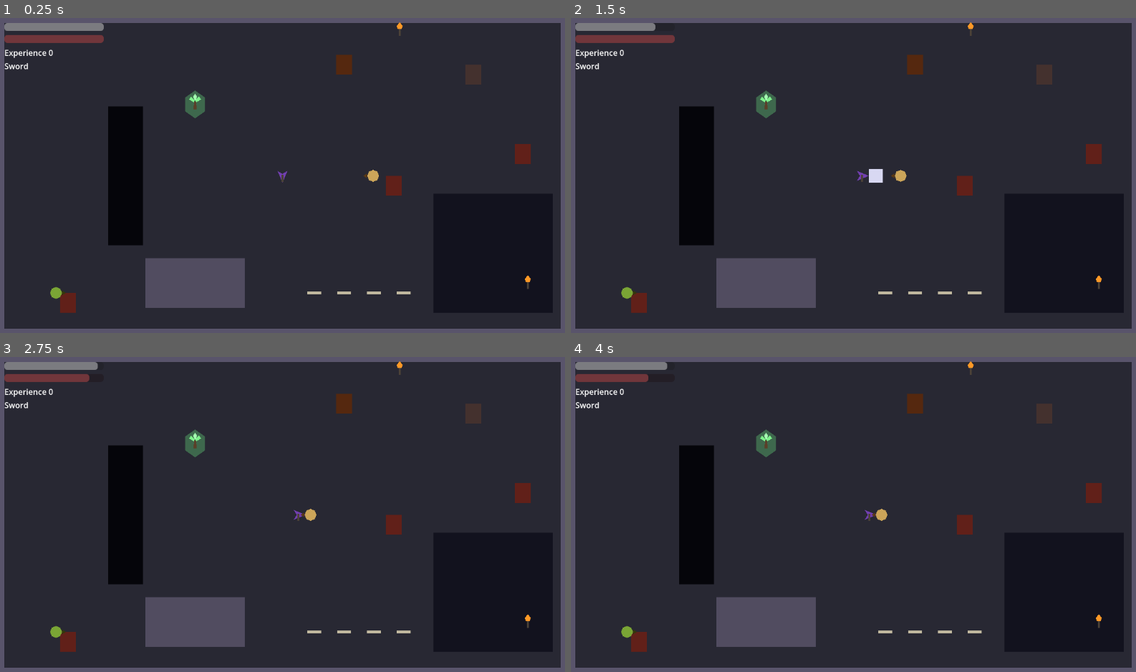
Above: before the commit, frames 1-4 (two rows, left to right).
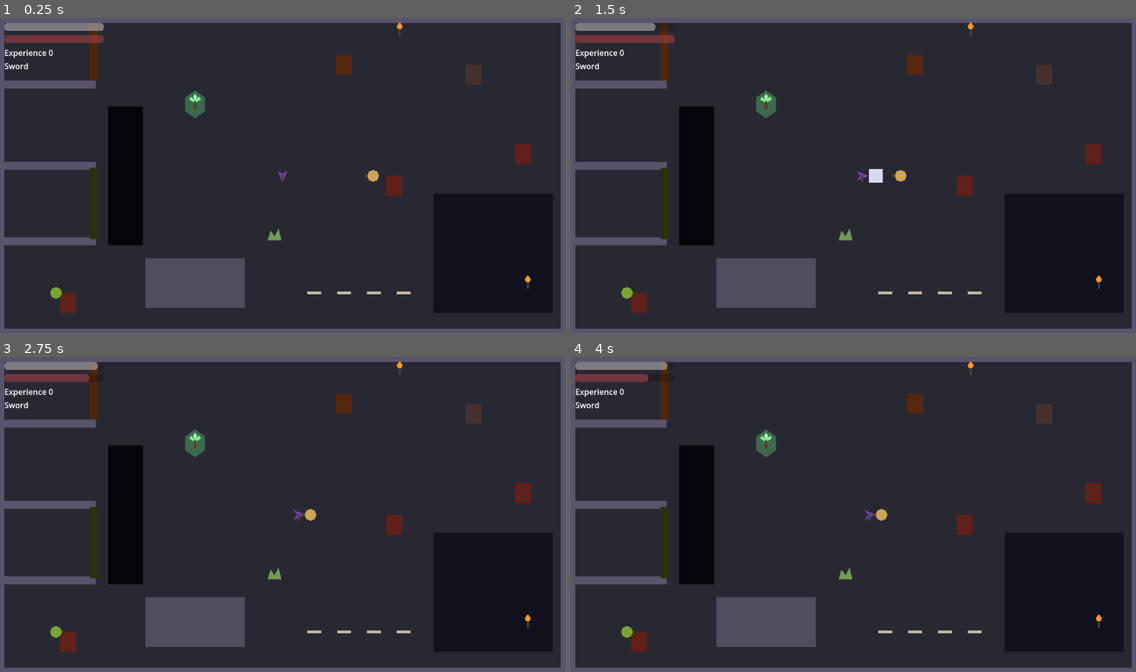
Above: after the commit, the same moments.

Repository: KrisUni/the-shattering
Game: Godot game, scene res://scenes/test_room.tscn
Same seed, same stepped clock (60 frames per second), same inputs: the game is played once before the commit and once after it. Sound files missing from this copy of the repository are replaced by a short silence.
Inputs (mouse positions are in pixels of both pictures, inside the frame that each line leads up to):
- Up to frame 1 (0.25 s): no input
- Up to frame 2 (1.5 s): tap Enter at 0.5 s; move the mouse to (977, 159) at 0.52 s; hold D (move_right) 0.53-1.25 s; hold Shift (block) 0.53-1.25 s; click (977, 159) at 0.67 s; tap F (jump) at 0.77, 1.07 s; tap R (interact) at 0.8 s; drag from (740, 191) to (768, 282) at 1.27 s
- Up to frame 3 (2.75 s): move the mouse to (339, 445) at 2.02 s; hold D (move_right) from 2.03 s (still down); tap E (parry) at 2.1 s; tap F (jump) at 2.3 s
- Up to frame 4 (4 s): release D (move_right) at 2.75 s; drag from (825, 580) to (915, 404) at 2.77 s; tap Space (roll) at 3.5 s; move the mouse to (1023, 561) at 3.52 s; hold A (move_left) from 3.53 s (still down); hold Right mouse button (attack_heavy) from 3.53 s (still down); tap F (jump) at 3.77 s; tap R (interact) at 3.8 s

The runs differ from the first frame. In frame 1, 1.8% of the frame differs, in the area x 0-50%, y 4-73%; in frame 2, 1.9%; in frame 3, 1.9%; in frame 4, 1.9%, in the area x 0-50%, y 1-73%.

Commit message:
Bring back burnt Hiding spots and fungus and keep burnt paths open (#18)
Co-Authored-By: Claude Sonnet 5.5 <noreply@anthropic.com>
Claude-Session: https://claude.ai/code/session_01DPqZC9x3de63TTURx84nyd

Diff:
--- a/project.godot
+++ b/project.godot
@@ -13,6 +13,10 @@
 config/name="The Shattering"
 run/main_scene="res://scenes/test_room.tscn"
 config/features=PackedStringArray("4.7")
+
+[autoload]
+
+WorldState="*res://scripts/world_state.gd"
 
 [editor_plugins]
 
--- a/scenes/test_room.gd
+++ b/scenes/test_room.gd
@@ -80,7 +80,8 @@
 
 
 # Every torch drawn burns again and every ordinary enemy comes back as new, whether Almos rested
-# or died. One still alive is taken out
+# or died. Every Fire goes out: a Hiding spot or fungus that burnt is whole again, and a path
+# blocker that caught is open for good. One still alive is taken out
 # of the tree at once, so that it leaves the "enemies" group in this frame, and a fresh one is made
 # at its starting place. A named enemy is not in the list, so it is left as it is. A fresh enemy is
 # added last, so that it comes after Almos in the tree: he is processed before enemies, and the
@@ -88,6 +89,8 @@
 func _bring_back_the_ordinary_enemies() -> void:
 	for torch in get_tree().get_nodes_in_group("torches"):
 		torch.relight()
+	for flammable in get_tree().get_nodes_in_group("flammables"):
+		flammable.come_back()
 	for start in _ordinary_enemies:
 		if is_instance_valid(start.current):
 			start.current.get_parent().remove_child(start.current)
--- a/scenes/test_room.tscn
+++ b/scenes/test_room.tscn
@@ -20,12 +20,17 @@
 [ext_resource type="PackedScene" path="res://scenes/world/light_zone.tscn" id="17_light_zone"]
 [ext_resource type="PackedScene" path="res://scenes/world/hiding_spot.tscn" id="19_hiding_spot"]
 [ext_resource type="PackedScene" path="res://scenes/world/torch.tscn" id="20_torch"]
+[ext_resource type="PackedScene" path="res://scenes/world/path_blocker.tscn" id="21_path_blocker"]
+[ext_resource type="PackedScene" path="res://scenes/world/fungus.tscn" id="22_fungus"]
 
 [sub_resource type="RectangleShape2D" id="RectangleShape2D_wall_across"]
 size = Vector2(1152, 16)
 
 [sub_resource type="RectangleShape2D" id="RectangleShape2D_wall_down"]
 size = Vector2(16, 648)
+
+[sub_resource type="RectangleShape2D" id="RectangleShape2D_wall_alcove"]
+size = Vector2(192, 16)
 
 [node name="TestRoom" type="Node2D"]
 script = ExtResource("4_room")
@@ -127,6 +132,51 @@
 [node name="HunterCurtain" parent="." instance=ExtResource("19_hiding_spot")]
 position = Vector2(144, 580)
 modulate = Color(0.85, 0.4, 0.5, 1)
+
+[node name="DoorAlcoveFloor" type="StaticBody2D" parent="Walls"]
+position = Vector2(104, 140)
+
+[node name="CollisionShape2D" type="CollisionShape2D" parent="Walls/DoorAlcoveFloor"]
+shape = SubResource("RectangleShape2D_wall_alcove")
+
+[node name="Placeholder" type="Polygon2D" parent="Walls/DoorAlcoveFloor"]
+color = Color(0.35, 0.33, 0.42, 1)
+polygon = PackedVector2Array(-96, -8, 96, -8, 96, 8, -96, 8)
+
+[node name="RootsAlcoveTop" type="StaticBody2D" parent="Walls"]
+position = Vector2(104, 304)
+
+[node name="CollisionShape2D" type="CollisionShape2D" parent="Walls/RootsAlcoveTop"]
+shape = SubResource("RectangleShape2D_wall_alcove")
+
+[node name="Placeholder" type="Polygon2D" parent="Walls/RootsAlcoveTop"]
+color = Color(0.35, 0.33, 0.42, 1)
+polygon = PackedVector2Array(-96, -8, 96, -8, 96, 8, -96, 8)
+
+[node name="RootsAlcoveBottom" type="StaticBody2D" parent="Walls"]
+position = Vector2(104, 456)
+
+[node name="CollisionShape2D" type="CollisionShape2D" parent="Walls/RootsAlcoveBottom"]
+shape = SubResource("RectangleShape2D_wall_alcove")
+
+[node name="Placeholder" type="Polygon2D" parent="Walls/RootsAlcoveBottom"]
+color = Color(0.35, 0.33, 0.42, 1)
+polygon = PackedVector2Array(-96, -8, 96, -8, 96, 8, -96, 8)
+
+[node name="Door" parent="." instance=ExtResource("21_path_blocker")]
+position = Vector2(196, 74)
+id = &"test_room_door"
+size = Vector2(16, 116)
+modulate = Color(0.75, 0.55, 0.3, 1)
+
+[node name="Roots" parent="." instance=ExtResource("21_path_blocker")]
+position = Vector2(196, 380)
+id = &"test_room_roots"
+size = Vector2(16, 144)
+modulate = Color(0.4, 0.7, 0.35, 1)
+
+[node name="Fungus" parent="." instance=ExtResource("22_fungus")]
+position = Vector2(560, 440)
 
 [node name="WallTorch" parent="." instance=ExtResource("20_torch")]
 position = Vector2(812, 30)
--- a/scenes/world/flammable.gd
+++ b/scenes/world/flammable.gd
@@ -8,8 +8,9 @@
 ## draw never finds it, and Fire never draws, puts out or relights a torch.
 ##
 ## It is on the physics layer flammable, where a fireball and the torch's Hitbox find it. It is in
-## the group "flammables", which is where Fire looks for the things to spread to. Coming back after
-## it is burnt out is not its business yet.
+## the group "flammables", which is where Fire looks for the things to spread to. When enemies
+## return (a rest, or the return after a Death) the room calls come_back: every Fire goes out, a
+## Hiding spot or fungus is whole again, and a path blocker that has caught stays burnt out for good.
 ##
 ## While it burns it hurts, in ticks, every Hurtbox of Almos or an enemy that overlaps it: the tick
 ## damage every tick interval, the first one tick interval after it catches, none once it is burnt
@@ -25,6 +26,9 @@
 
 ## Emitted at each tick, after the damage is dealt.
 signal ticked
+
+## Emitted when it is whole again after a return, having caught before.
+signal restored
 
 ## What the thing is, for what Fire does to it afterwards.
 enum Kind { HIDING_SPOT, FUNGUS, PATH_BLOCKER }
@@ -63,6 +67,8 @@
 var _burned_for := 0.0
 var _spread := false
 var _ticks := 0
+# The physics layer it was made with, which it has again when it is whole.
+var _home_layer := 0
 
 @onready var _flame: CanvasItem = get_node_or_null("Flame")
 
@@ -72,6 +78,7 @@
 
 
 func _ready() -> void:
+	_home_layer = collision_layer
 	_show()
 
 
@@ -99,6 +106,36 @@
 	_show()
 	caught.emit()
 	return true
+
+
+## Burns it out at once, whatever state it is in, without it ever catching: it is gone. Says
+## nothing if it was gone already.
+func burn_out_now() -> void:
+	if _burnt_out:
+		return
+	_burn_out()
+
+
+## Enemies have returned: every Fire goes out. A Hiding spot or fungus, burning or burnt out, is
+## whole again, with its look, its collision and its flammability. A path blocker that has caught is
+## burnt out for good, even if it was still burning; one that has not is left as it is.
+func come_back() -> void:
+	if kind == Kind.PATH_BLOCKER:
+		if _burning:
+			_burn_out()
+		return
+	if not (_burning or _burnt_out):
+		return
+	_burning = false
+	_burnt_out = false
+	_burned_for = 0.0
+	_spread = false
+	_ticks = 0
+	remove_from_group(&"fires")
+	collision_layer = _home_layer
+	set_deferred(&"monitorable", true)
+	_show()
+	restored.emit()
 
 
 ## Whether it lights this point (global coordinates): it burns and the point is within its light
--- /dev/null
+++ b/scenes/world/fungus.tscn
@@ -0,0 +1,13 @@
+[gd_scene format=3]
+
+[ext_resource type="PackedScene" path="res://scenes/world/flammable.tscn" id="1_flammable"]
+
+[node name="Fungus" type="Node2D"]
+
+[node name="Placeholder" type="Polygon2D" parent="."]
+color = Color(0.45, 0.6, 0.35, 1)
+polygon = PackedVector2Array(-14, 14, -8, -6, 0, 6, 8, -10, 14, 14)
+
+[node name="Flammable" parent="." node_paths=PackedStringArray("look") instance=ExtResource("1_flammable")]
+look = NodePath("../Placeholder")
+kind = 1
--- a/scenes/world/hiding_spot.gd
+++ b/scenes/world/hiding_spot.gd
@@ -7,14 +7,20 @@
 ## Every one is flammable: it has a Flammable that sets it alight and burns it away.
 
 ## The part of it that catches Fire. Once it is burnt out the spot is no longer one: it leaves the
-## group, so he cannot get in. Optional.
+## group, so he cannot get in, until it is whole again after a return. Optional.
 @export var flammable: Flammable
 
 
 func _ready() -> void:
 	if flammable != null:
 		flammable.burned_out.connect(_on_burned_out)
+		flammable.restored.connect(_on_restored)
 
 
 func _on_burned_out() -> void:
 	remove_from_group(&"hiding_spots")
+
+
+# It is whole again after a return: Almos can get into it once more.
+func _on_restored() -> void:
+	add_to_group(&"hiding_spots")
--- /dev/null
+++ b/scenes/world/path_blocker.gd
@@ -0,0 +1,57 @@
+class_name PathBlocker
+extends StaticBody2D
+## A path blocker: a placeholder door or living roots that close a passage. While whole it is a body
+## that blocks Almos and the enemies. It is flammable (a Flammable of kind path blocker): once it
+## burns out it is open, and it stays open for good. It records its id in WorldState when it
+## catches, so a path blocker that caught is open at every return and whenever the room is built
+## again.
+
+## What it is called in WorldState, stable across builds of the room. Each blocker needs its own.
+@export var id: StringName
+
+## Its width and height, in pixels, centred on the node.
+@export var size := Vector2(16.0, 80.0)
+
+## The part of it that catches Fire.
+@export var flammable: Flammable
+
+## How much larger than the body the box that catches Fire is, on each axis, in pixels, so that a
+## swing or a fireball at the face of the body finds it.
+const CATCH_MARGIN := 16.0
+
+var _open := false
+
+## Whether it is open: burnt out, so that nothing blocks.
+var open: bool:
+	get:
+		return _open
+
+@onready var _body_shape: CollisionShape2D = $CollisionShape2D
+@onready var _placeholder: Polygon2D = $Placeholder
+
+
+func _ready() -> void:
+	var shape := RectangleShape2D.new()
+	shape.size = size
+	_body_shape.shape = shape
+	var half := size / 2.0
+	_placeholder.polygon = PackedVector2Array([
+		Vector2(-half.x, -half.y), Vector2(half.x, -half.y), Vector2(half.x, half.y), Vector2(-half.x, half.y),
+	])
+	var catch_shape := RectangleShape2D.new()
+	catch_shape.size = size + Vector2.ONE * CATCH_MARGIN
+	flammable.get_node("CollisionShape2D").shape = catch_shape
+	flammable.caught.connect(_on_caught)
+	flammable.burned_out.connect(_on_burned_out)
+	if WorldState.is_burnt(id):
+		flammable.burn_out_now()
+
+
+func _on_caught() -> void:
+	WorldState.record_burnt(id)
+
+
+# It has burnt out: nothing blocks any more.
+func _on_burned_out() -> void:
+	_open = true
+	set_deferred(&"collision_layer", 0)
--- /dev/null
+++ b/scenes/world/path_blocker.tscn
@@ -0,0 +1,17 @@
+[gd_scene format=3]
+
+[ext_resource type="Script" path="res://scenes/world/path_blocker.gd" id="1_script"]
+[ext_resource type="PackedScene" path="res://scenes/world/flammable.tscn" id="2_flammable"]
+
+[node name="PathBlocker" type="StaticBody2D" node_paths=PackedStringArray("flammable")]
+script = ExtResource("1_script")
+flammable = NodePath("Flammable")
+
+[node name="CollisionShape2D" type="CollisionShape2D" parent="."]
+
+[node name="Placeholder" type="Polygon2D" parent="."]
+color = Color(0.4, 0.28, 0.16, 1)
+
+[node name="Flammable" parent="." node_paths=PackedStringArray("look") instance=ExtResource("2_flammable")]
+look = NodePath("../Placeholder")
+kind = 2
--- /dev/null
+++ b/scripts/world_state.gd
@@ -0,0 +1,21 @@
+extends Node
+## The world state that outlasts resting and Death: the ids of the path blockers that have burnt.
+## It is an autoload, so it lives as long as the game does. A path blocker records itself when it
+## catches Fire, and starts open when the room is built if its id is recorded.
+
+var _burnt: Dictionary = {}
+
+
+## Notes that the path blocker with this id has burnt, for good.
+func record_burnt(id: StringName) -> void:
+	_burnt[id] = true
+
+
+## Whether the path blocker with this id has burnt.
+func is_burnt(id: StringName) -> bool:
+	return _burnt.has(id)
+
+
+## Forgets every burnt path blocker. The game never does this; tests do, between tests.
+func reset() -> void:
+	_burnt.clear()
--- /dev/null
+++ b/test/test_fire_return.gd
@@ -0,0 +1,315 @@
+extends GutTest
+## What comes back after Fire, in the test room with the real Almos, the real enemies and the shipped
+## numbers, driven through the Interact and move actions: at a rest, a burnt barrel and a burnt
+## patch of fungus are whole again and the barrel can be hidden in; a burnt door or burnt roots stay
+## open and can be walked through; the same holds when the return is a Death; a door or an enemy's
+## curtain still burning at the rest is dealt with at once, the door open, the curtain out and whole.
+## Distances and waits are worked from the data files, so nothing here pins a number in them. Each
+## test resets WorldState first and last.
+
+const AlmosInput := preload("res://test/helpers/almos_input.gd")
+
+const TEST_ROOM_PATH := "res://scenes/test_room.tscn"
+const FIRE_PATH := "res://data/fire.tres"
+const TAP_FRAMES := 3
+# In physics frames. Slack added to a computed wait.
+const MARGIN_FRAMES := 4
+# In physics frames. The most a wait for something to happen may take.
+const FRAME_LIMIT := 900
+# In pixels. How far from the Checkpoint's centre Almos is put to rest: within reach.
+const BESIDE_THE_CHECKPOINT := 10.0
+# In pixels. How far left of a path blocker Almos starts a walk through it, and how far past the
+# far side his centre must get to have passed: little, for the Gap lies close behind the Roots.
+const WALK_START_GAP := 50.0
+const PAST_GAP := 4.0
+# In pixels. Where Almos is put when he is to be well away from every Fire.
+const FAR_CORNER := Vector2(576.0, 474.0)
+
+var _almos_input: AlmosInput
+var _fire: FireTuning
+var _player: PlayerTuning
+var _room: Node
+var _almos: Almos
+
+# The path blockers of the room, by name.
+var blocker_params := ["Door", "Roots"]
+
+
+func before_each() -> void:
+	await get_tree().process_frame
+	WorldState.reset()
+	_almos_input = AlmosInput.new(self)
+	_fire = load(FIRE_PATH) as FireTuning
+	_player = load(AlmosInput.TUNING_PATH) as PlayerTuning
+
+
+func after_each() -> void:
+	_almos_input.release_everything()
+	WorldState.reset()
+
+
+func test_a_burnt_barrel_is_drawn_again_after_a_rest() -> void:
+	_set_up_room()
+	var barrel := _flammable("Barrel")
+	await _burn_out(barrel)
+	assert_false((_room.get_node("Barrel/Placeholder") as CanvasItem).visible, "control: gone while burnt")
+
+	await _rest()
+
+	assert_true((_room.get_node("Barrel/Placeholder") as CanvasItem).visible)
+
+
+func test_a_burnt_barrel_can_be_hidden_in_after_a_rest() -> void:
+	_set_up_room()
+	await _burn_out(_flammable("Barrel"))
+	await _rest()
+
+	_almos.global_position = _room.get_node("Barrel").global_position
+	await _tap(&"interact")
+
+	assert_true(_almos.hiding)
+
+
+func test_a_burnt_barrel_cannot_be_hidden_in_before_a_rest() -> void:
+	_set_up_room()
+	await _burn_out(_flammable("Barrel"))
+
+	_almos.global_position = _room.get_node("Barrel").global_position
+	await _tap(&"interact")
+
+	assert_false(_almos.hiding)
+
+
+func test_a_barrel_burnt_and_brought_back_burns_again() -> void:
+	_set_up_room()
+	var barrel := _flammable("Barrel")
+	await _burn_out(barrel)
+	await _rest()
+
+	assert_true(barrel.ignite())
+
+
+func test_burnt_fungus_is_whole_after_a_rest() -> void:
+	_set_up_room()
+	var fungus := _flammable("Fungus")
+	await _burn_out(fungus)
+
+	await _rest()
+
+	assert_false(fungus.burnt_out, "not burnt out")
+	assert_true((_room.get_node("Fungus/Placeholder") as CanvasItem).visible, "drawn again")
+
+
+func test_fungus_brought_back_burns_again() -> void:
+	_set_up_room()
+	var fungus := _flammable("Fungus")
+	await _burn_out(fungus)
+	await _rest()
+
+	assert_true(fungus.ignite())
+
+
+func test_fungus_still_burning_at_a_rest_is_out_and_whole() -> void:
+	_set_up_room()
+	var fungus := _flammable("Fungus")
+	fungus.ignite()
+	await wait_physics_frames(MARGIN_FRAMES)
+	assert_true(fungus.burning, "control: it burns at the rest")
+
+	await _rest()
+
+	assert_false(fungus.burning, "out")
+	assert_false(fungus.burnt_out, "and whole")
+	assert_false(fungus.is_in_group(&"fires"), "no longer a fire")
+
+
+func test_an_enemys_curtain_burning_at_a_rest_goes_out_and_is_whole() -> void:
+	_set_up_room()
+	var curtain := _flammable("EnemyCurtain")
+	curtain.ignite()
+	await wait_physics_frames(MARGIN_FRAMES)
+	assert_true(curtain.burning, "control: it burns at the rest")
+
+	await _rest()
+
+	assert_false(curtain.burning, "out")
+	assert_false(curtain.burnt_out, "and whole")
+	assert_true((_room.get_node("EnemyCurtain/Placeholder") as CanvasItem).visible, "drawn")
+	assert_true(_room.get_node("EnemyCurtain").is_in_group(&"hiding_spots"), "a Hiding spot")
+
+
+func test_an_enemys_curtain_put_out_by_a_rest_hurts_no_one_afterwards() -> void:
+	_set_up_room()
+	var curtain := _flammable("EnemyCurtain")
+	curtain.ignite()
+	await wait_physics_frames(MARGIN_FRAMES)
+	await _rest()
+	var ticks_at_the_rest := curtain.ticks
+
+	await wait_physics_frames(ceili(3.0 * _fire.tick_interval * 60.0))
+
+	assert_eq(curtain.ticks, ticks_at_the_rest)
+
+
+func test_a_burnt_barrel_is_whole_after_a_death_and_return() -> void:
+	_set_up_room()
+	var barrel := _flammable("Barrel")
+	await _burn_out(barrel)
+
+	await _die_and_return()
+
+	assert_false(barrel.burnt_out)
+	assert_true(_room.get_node("Barrel").is_in_group(&"hiding_spots"), "a Hiding spot again")
+
+
+func test_burnt_fungus_is_whole_after_a_death_and_return() -> void:
+	_set_up_room()
+	var fungus := _flammable("Fungus")
+	await _burn_out(fungus)
+
+	await _die_and_return()
+
+	assert_false(fungus.burnt_out)
+
+
+func test_a_whole_path_blocker_blocks_almos(blocker = use_parameters(blocker_params)) -> void:
+	_set_up_room()
+
+	var passed := await _walk_through(blocker)
+
+	assert_false(passed)
+
+
+func test_a_burnt_path_blocker_lets_almos_through(blocker = use_parameters(blocker_params)) -> void:
+	_set_up_room()
+	await _burn_out(_flammable(blocker))
+
+	var passed := await _walk_through(blocker)
+
+	assert_true(passed)
+
+
+func test_a_burnt_path_blocker_stays_open_after_a_rest(blocker = use_parameters(blocker_params)) -> void:
+	_set_up_room()
+	await _burn_out(_flammable(blocker))
+
+	await _rest()
+
+	assert_true((_room.get_node(blocker) as PathBlocker).open, "open")
+	var passed := await _walk_through(blocker)
+	assert_true(passed, "and passable")
+
+
+func test_a_burnt_path_blocker_stays_open_after_a_death_and_return(blocker = use_parameters(blocker_params)) -> void:
+	_set_up_room()
+	await _burn_out(_flammable(blocker))
+
+	await _die_and_return()
+
+	assert_true((_room.get_node(blocker) as PathBlocker).open, "open")
+	var passed := await _walk_through(blocker)
+	assert_true(passed, "and passable")
+
+
+func test_a_path_blocker_still_burning_at_a_rest_is_open_after_it(blocker = use_parameters(blocker_params)) -> void:
+	_set_up_room()
+	var flammable := _flammable(blocker)
+	flammable.ignite()
+	await wait_physics_frames(MARGIN_FRAMES)
+	assert_true(flammable.burning, "control: it burns at the rest")
+
+	await _rest()
+
+	assert_false(flammable.burning, "out")
+	assert_true((_room.get_node(blocker) as PathBlocker).open, "open")
+	var passed := await _walk_through(blocker)
+	assert_true(passed, "and passable")
+
+
+func test_a_path_blocker_that_never_caught_is_still_closed_after_a_rest(blocker = use_parameters(blocker_params)) -> void:
+	_set_up_room()
+
+	await _rest()
+
+	var passed := await _walk_through(blocker)
+	assert_false(passed)
+
+
+func test_a_path_blocker_burnt_open_is_open_in_a_room_built_again(blocker = use_parameters(blocker_params)) -> void:
+	_set_up_room()
+	await _burn_out(_flammable(blocker))
+	_room.free()
+
+	_set_up_room()
+
+	assert_true((_room.get_node(blocker) as PathBlocker).open)
+
+
+# --- set-up ---
+
+
+# The test room as shipped, with the enemies given no target, so they leave Almos alone. The test
+# frees it all.
+func _set_up_room() -> void:
+	var scene := load(TEST_ROOM_PATH) as PackedScene
+	assert_not_null(scene, "the test room scene should load")
+	_room = scene.instantiate()
+	add_child_autofree(_room)
+	_almos = _room.get_node("Almos") as Almos
+	_almos.facing = Vector2.RIGHT
+	_room.get_node("TrainingEnemy").target = null
+	_room.get_node("SoundHunter").target = null
+
+
+func _flammable(room_node: String) -> Flammable:
+	return _room.get_node(room_node + "/Flammable") as Flammable
+
+
+# Sets it alight and waits until it has burnt out.
+func _burn_out(thing: Flammable) -> void:
+	thing.ignite()
+	for i in ceili(_fire.burn_time * 60.0) + FRAME_LIMIT:
+		if thing.burnt_out:
+			return
+		await wait_physics_frames(1)
+	fail_test("it did not burn out")
+
+
+# Almos rests at the Checkpoint, by a tap of Interact beside it.
+func _rest() -> void:
+	var checkpoint: Node2D = _room.get_node("Checkpoint")
+	_almos.global_position = checkpoint.global_position + Vector2.RIGHT * BESIDE_THE_CHECKPOINT
+	await wait_physics_frames(MARGIN_FRAMES)
+	watch_signals(_almos)
+	await _tap(&"interact")
+	assert_signal_emitted(_almos, "rested", "control: he rested")
+
+
+# Almos dies away from every Fire and is returned by the room.
+func _die_and_return() -> void:
+	_almos.global_position = FAR_CORNER
+	await wait_physics_frames(MARGIN_FRAMES)
+	watch_signals(_almos)
+	_almos.health.take_damage(_almos.health.maximum)
+	await wait_physics_frames(ceili(_player.death_pause * 60.0) + MARGIN_FRAMES)
+	assert_signal_emitted(_almos, "returned", "control: he was returned")
+
+
+# Almos walks at the path blocker from the left, across it. Says whether he got to its far side.
+func _walk_through(room_node: String) -> bool:
+	var blocker: PathBlocker = _room.get_node(room_node)
+	var start := blocker.global_position + Vector2.LEFT * (blocker.size.x / 2.0 + WALK_START_GAP)
+	_almos.global_position = start
+	await wait_physics_frames(MARGIN_FRAMES)
+	_almos_input.press_action(&"move_right")
+	var distance := WALK_START_GAP + blocker.size.x + PAST_GAP
+	await wait_physics_frames(ceili(distance / _player.walk_speed * 60.0) + MARGIN_FRAMES)
+	_almos_input.release_action(&"move_right")
+	return _almos.global_position.x > blocker.global_position.x + blocker.size.x / 2.0 + PAST_GAP
+
+
+func _tap(action: StringName) -> void:
+	_almos_input.press_action(action)
+	await wait_physics_frames(TAP_FRAMES)
+	_almos_input.release_action(action)
+	await wait_physics_frames(TAP_FRAMES)
--- /dev/null
+++ b/test/test_world_state.gd
@@ -0,0 +1,75 @@
+extends GutTest
+## The world state that outlasts resting: which path blockers have burnt. It records a burnt one
+## by its id, reports it, and a reset clears it. A path blocker built with its id recorded starts
+## open. Each test resets it first and last, so nothing leaks between tests.
+
+const PATH_BLOCKER_PATH := "res://scenes/world/path_blocker.tscn"
+const BLOCKER_ID := &"a_blocker"
+const OTHER_ID := &"another_blocker"
+# In pixels. Where the blocker is put, and how big.
+const BLOCKER_SIZE := Vector2(16.0, 80.0)
+
+
+func before_each() -> void:
+	await get_tree().process_frame
+	WorldState.reset()
+
+
+func after_each() -> void:
+	WorldState.reset()
+
+
+func test_a_path_blocker_is_not_burnt_until_it_is_recorded() -> void:
+	assert_false(WorldState.is_burnt(BLOCKER_ID))
+
+
+func test_a_recorded_path_blocker_is_reported_burnt() -> void:
+	WorldState.record_burnt(BLOCKER_ID)
+
+	assert_true(WorldState.is_burnt(BLOCKER_ID))
+
+
+func test_recording_one_path_blocker_does_not_burn_another() -> void:
+	WorldState.record_burnt(BLOCKER_ID)
+
+	assert_false(WorldState.is_burnt(OTHER_ID))
+
+
+func test_a_reset_forgets_every_burnt_path_blocker() -> void:
+	WorldState.record_burnt(BLOCKER_ID)
+	WorldState.record_burnt(OTHER_ID)
+
+	WorldState.reset()
+
+	assert_false(WorldState.is_burnt(BLOCKER_ID), "first")
+	assert_false(WorldState.is_burnt(OTHER_ID), "second")
+
+
+func test_a_path_blocker_built_with_its_id_recorded_starts_open() -> void:
+	WorldState.record_burnt(BLOCKER_ID)
+
+	var blocker := _blocker(BLOCKER_ID)
+
+	assert_true(blocker.open)
+
+
+func test_a_path_blocker_built_with_its_id_not_recorded_starts_closed() -> void:
+	var blocker := _blocker(BLOCKER_ID)
+
+	assert_false(blocker.open)
+
+
+func test_a_path_blocker_that_catches_is_recorded() -> void:
+	var blocker := _blocker(BLOCKER_ID)
+
+	blocker.flammable.ignite()
+
+	assert_true(WorldState.is_burnt(BLOCKER_ID))
+
+
+func _blocker(id: StringName) -> PathBlocker:
+	var blocker := (load(PATH_BLOCKER_PATH) as PackedScene).instantiate() as PathBlocker
+	blocker.id = id
+	blocker.size = BLOCKER_SIZE
+	add_child_autofree(blocker)
+	return blocker
Not shown, added: scenes/world/path_blocker.gd.uid
Not shown, added: scripts/world_state.gd.uid
Not shown, added: test/test_fire_return.gd.uid
Not shown, added: test/test_world_state.gd.uid
Not shown, changed: CONTEXT.md
